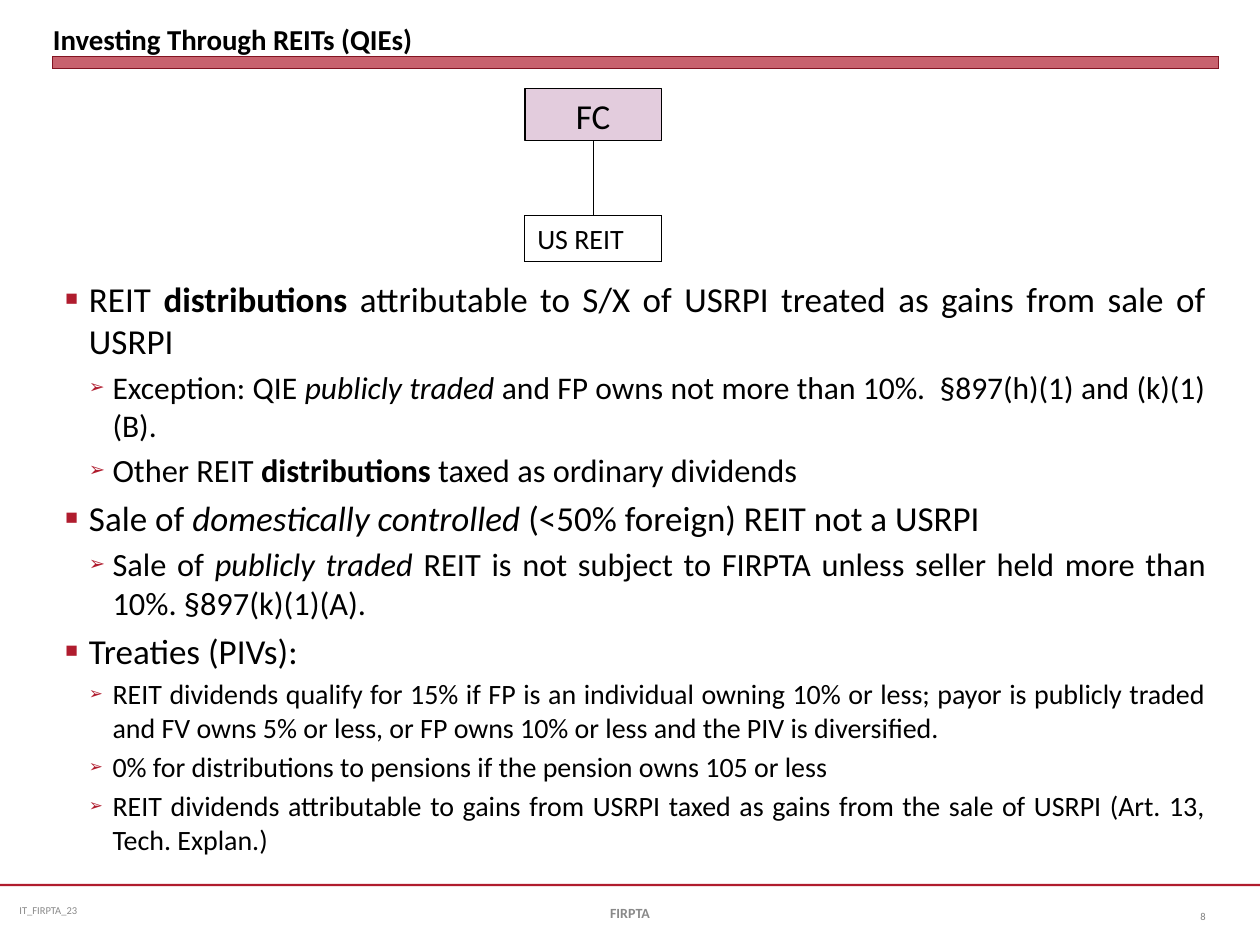
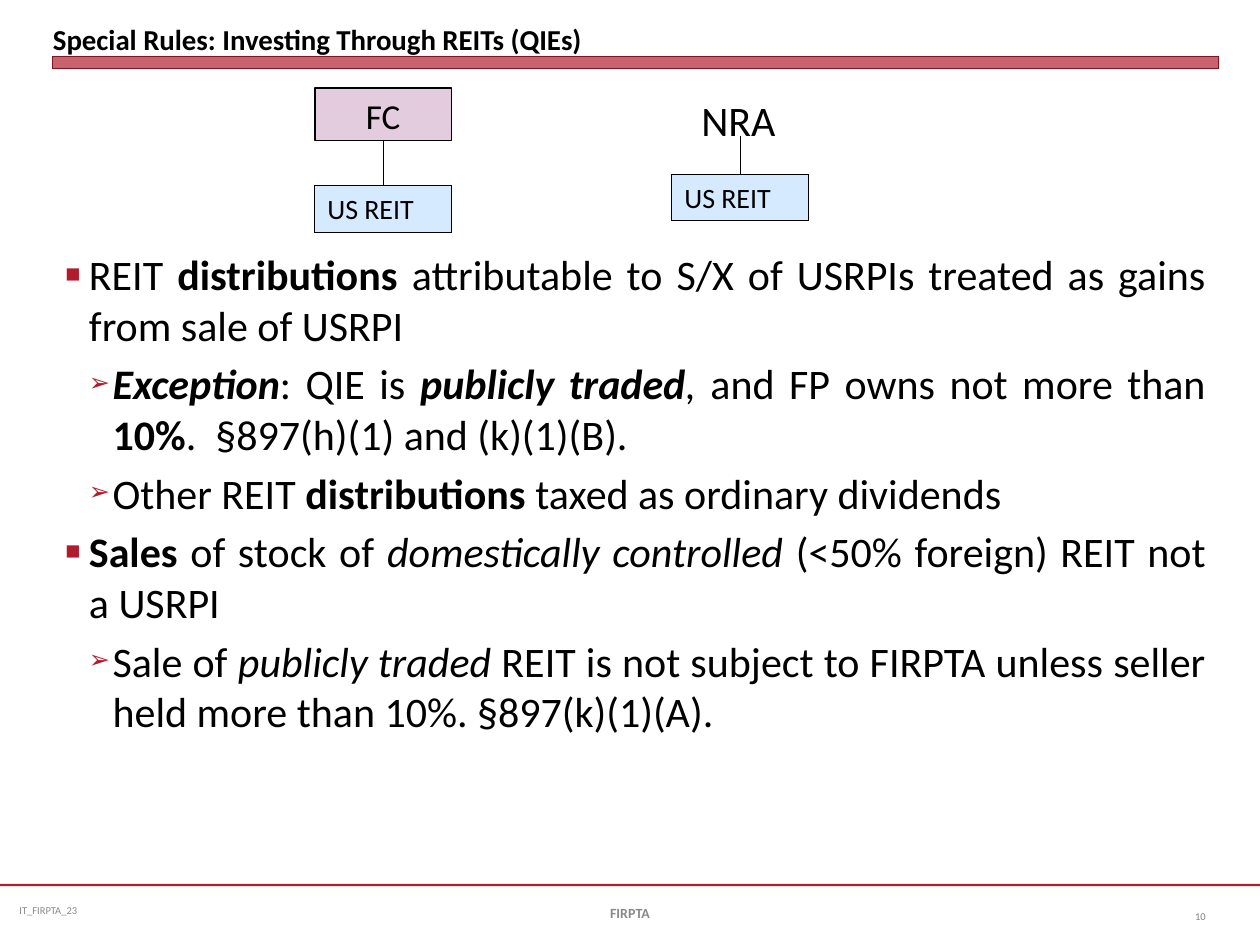
Before and after one commit to jmc877/International-Tax, a slide deck: slide 10 of slides/IT_Slides_FIRPTA_23.pptx (slide 8 before the commit). Drawn at 1260x945 pixels with LibreOffice and Linux fonts; fonts in the diff are those of the drawing. Boxes give left, top, right and bottom in pixels: in the first picture for what was removed or moved away, otherwise in the second. Text is boxed around its words. In the diff, an @@ line names an element or a change of style, - is before the commit and + after.

```diff
--- a/slides/IT_Slides_FIRPTA_23.pptx
+++ b/slides/IT_Slides_FIRPTA_23.pptx
@@ title at <box>53,28,582,57</box>: text changed @@
-Investing Through REITs (QIEs)
+Special Rules: Investing Through REITs (QIEs)
@@ rectangle "FC": place and size @@
-rectangle "FC" at <box>525,88,662,141</box>
+rectangle "FC" at <box>315,88,451,141</box>
@@ text added at <box>701,109,775,147</box>, 24 pt, text #000000 @@
+NRA
@@ line moved from (593, 141) - (593, 215) to (383, 141) - (383, 185) @@
@@ line added from (741, 136) to (741, 174), #000000 0.75 pt @@
@@ rectangle added at <box>672,174,808,220</box>, fill #D6EAFF, outline #000000 0.75 pt, 16 pt, text #000000 @@
+US REIT
@@ rectangle "US REIT": place and size @@
-rectangle "US REIT" at <box>525,215,662,262</box>
+rectangle "US REIT" at <box>315,185,451,232</box>
@@ rectangle "US REIT" at <box>315,185,451,232</box>: fill none to #D6EAFF @@
@@ text "REIT distributions attributable to S/X ...": place and size @@
-text "REIT distributions attributable to S/X ..." at <box>89,287,1205,855</box>
+text "REIT distributions attributable to S/X ..." at <box>89,260,1205,733</box>
@@ text at <box>89,260,1205,456</box>: text changed; size 18 to 24 pt @@
-■ REIT distributions attributable to S/X of USRPI treated as gains from sale of USRPI
-  ➢ Exception: QIE publicly traded and FP owns not more than 10%. §897(h)(1) and (k)(1)(B).
+■ REIT distributions attributable to S/X of USRPIs treated as gains from sale of USRPI
+  ➢ Exception: QIE is publicly traded, and FP owns not more than 10%. §897(h)(1) and (k)(1)(B).
@@ text at <box>113,479,1205,733</box>: size 18.5 to 24 pt in "Other REIT distributions taxed as ordinary dividends", "Sale of publicly traded REIT is not ..."; more space between paragraphs @@
@@ text at <box>89,536,1205,619</box>: text changed; size 20 to 24 pt @@
-■ Sale of domestically controlled (<50% foreign) REIT not a USRPI
+■ Sales of stock of domestically controlled (<50% foreign) REIT not a USRPI
@@ text at <box>89,638,1204,855</box>: paragraphs removed @@
-■ Treaties (PIVs):
-  ➢ REIT dividends qualify for 15% if FP is an individual owning 10% or less; payor is publicly traded and FV owns 5% or less, or FP owns 10% or less and the PIV is diversified.
-  ➢ 0% for distributions to pensions if the pension owns 105 or less
-  ➢ REIT dividends attributable to gains from USRPI taxed as gains from the sale of USRPI (Art. 13, Tech. Explan.)
@@ page number at <box>1195,913,1206,920</box>: text changed @@
-8
+10
```
Also in this commit, not shown: 7 other slides changed, 3 slides added, 3 other files.
